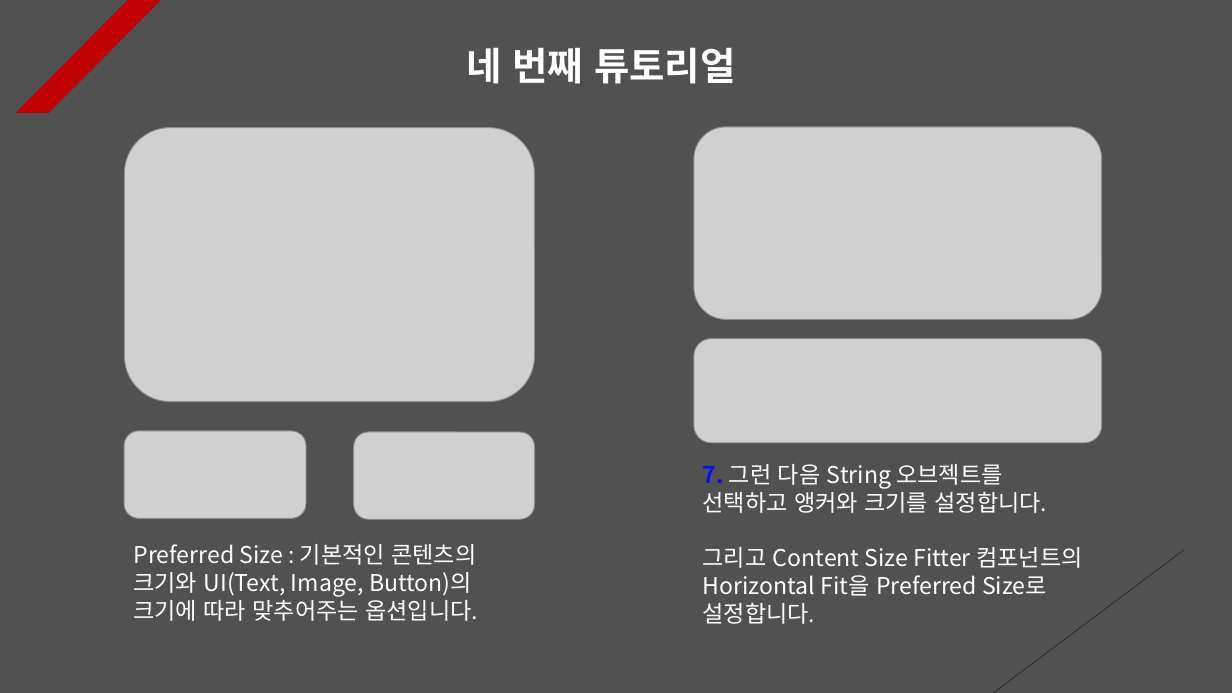
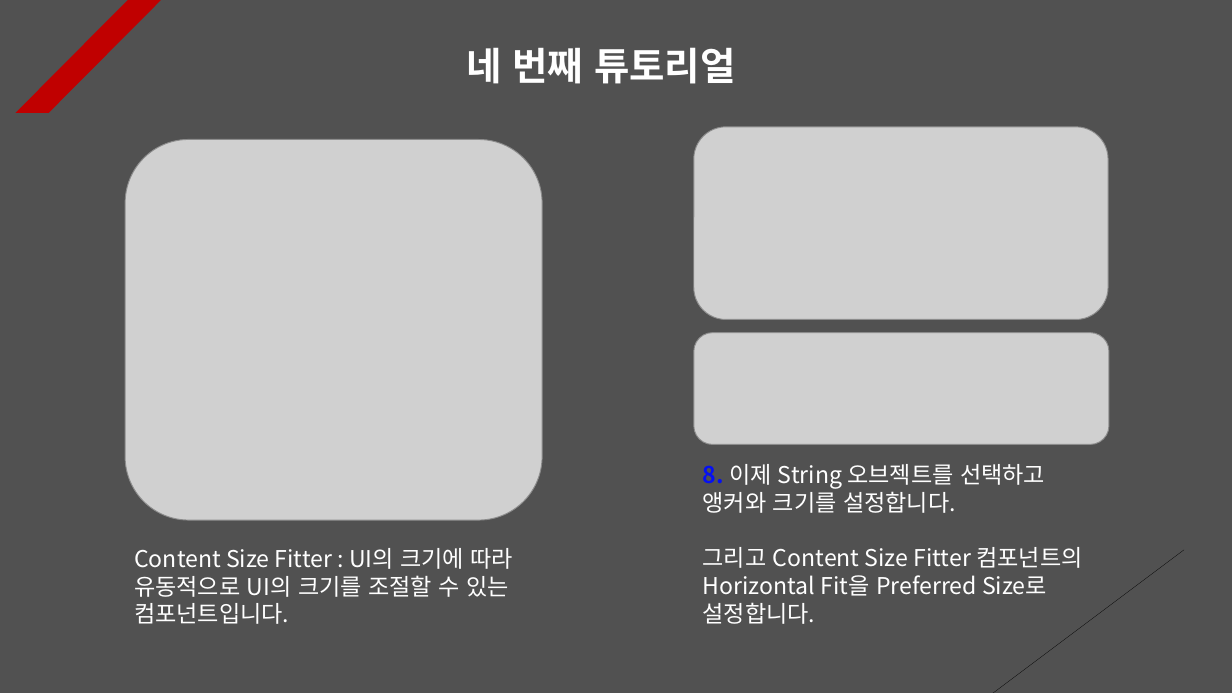
Before and after one commit to Unity2033/3D-UnityEngine, a slide deck: slide 5 of Assets/Class/Photon Server/PPT Data/Photon RPC.pptx. Drawn at 1232x693 pixels with LibreOffice and Linux fonts; fonts in the diff are those of the drawing; grey boxes stand for pictures. Boxes give left, top, right and bottom in pixels: in the first picture for what was removed or moved away, otherwise in the second. Text is boxed around its words. In the diff, an @@ line names an element or a change of style, - is before the commit and + after.

```diff
--- a/Assets/Class/Photon Server/PPT Data/Photon RPC.pptx
+++ b/Assets/Class/Photon Server/PPT Data/Photon RPC.pptx
@@ picture resized from (x1=125, y1=128, x2=535, y2=401) to (x1=125, y1=140, x2=542, y2=520) @@
@@ picture resized from (x1=694, y1=127, x2=1102, y2=319) to (x1=694, y1=127, x2=1108, y2=319) @@
@@ picture resized from (x1=694, y1=338, x2=1102, y2=443) to (x1=694, y1=333, x2=1109, y2=445) @@
@@ picture removed at (x1=124, y1=431, x2=306, y2=518) @@
@@ picture removed at (x1=354, y1=432, x2=535, y2=518) @@
@@ text at (x1=703, y1=464, x2=1045, y2=513): text changed @@
-7. 그런 다음 String 오브젝트를 선택하고 앵커와 크기를 설정합니다.
+8. 이제 String 오브젝트를 선택하고 앵커와 크기를 설정합니다.
@@ text at (x1=134, y1=548, x2=514, y2=624): text changed @@
-Preferred Size : 기본적인 콘텐츠의 크기와 UI(Text, Image, Button)의 크기에 따라 맞추어주는 옵션입니다.
+Content Size Fitter : UI의 크기에 따라 유동적으로 UI의 크기를 조절할 수 있는 컴포넌트입니다.
```
Also in this commit, not shown: 7 other slides changed, 7 slides added, 8 other files.
